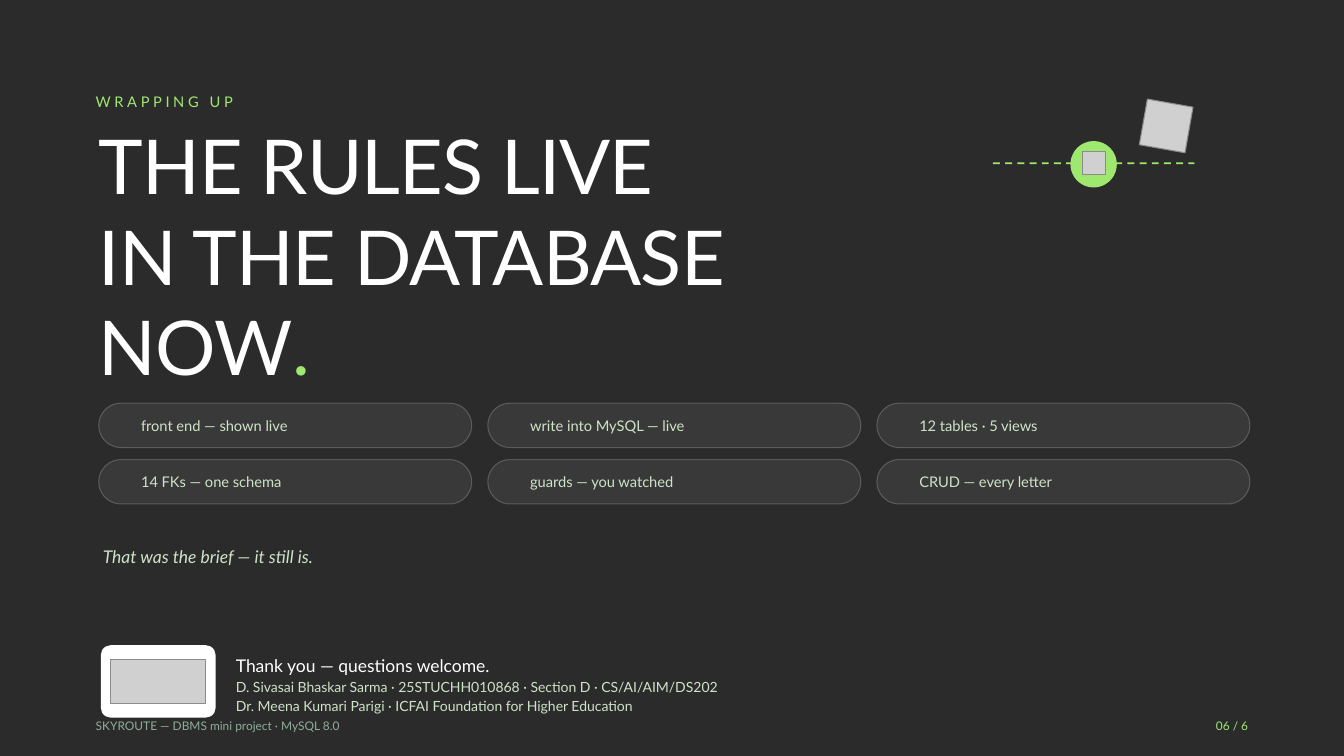
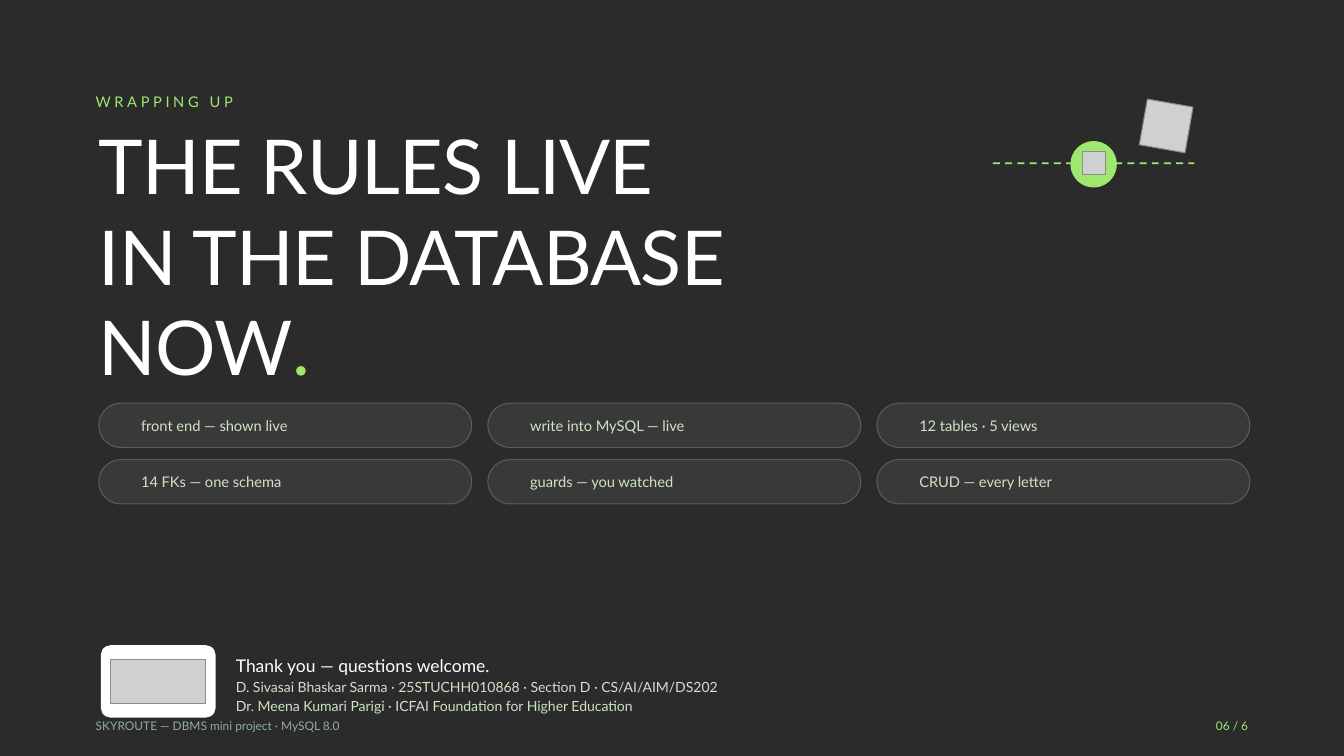
Before and after one commit to Bhaskar-1818/skyroute-dbms-python, a slide deck: slide 6 of dbms/docs/report/SkyRoute_Presentation.pptx. Drawn at 1344x756 pixels with LibreOffice and Linux fonts; fonts in the diff are those of the drawing; grey boxes stand for pictures; background and template pictures are left out; a plain dark background stands for a picture behind light text. Boxes give left, top, right and bottom in pixels: in the first picture for what was removed or moved away, otherwise in the second. Text is boxed around its words. In the diff, an @@ line names an element or a change of style, - is before the commit and + after.

```diff
--- a/dbms/docs/report/SkyRoute_Presentation.pptx
+++ b/dbms/docs/report/SkyRoute_Presentation.pptx
@@ text removed at bbox=[103, 550, 313, 565] @@
-That was the brief — it still is.
```
Also in this commit, not shown: 4 other slides changed.
